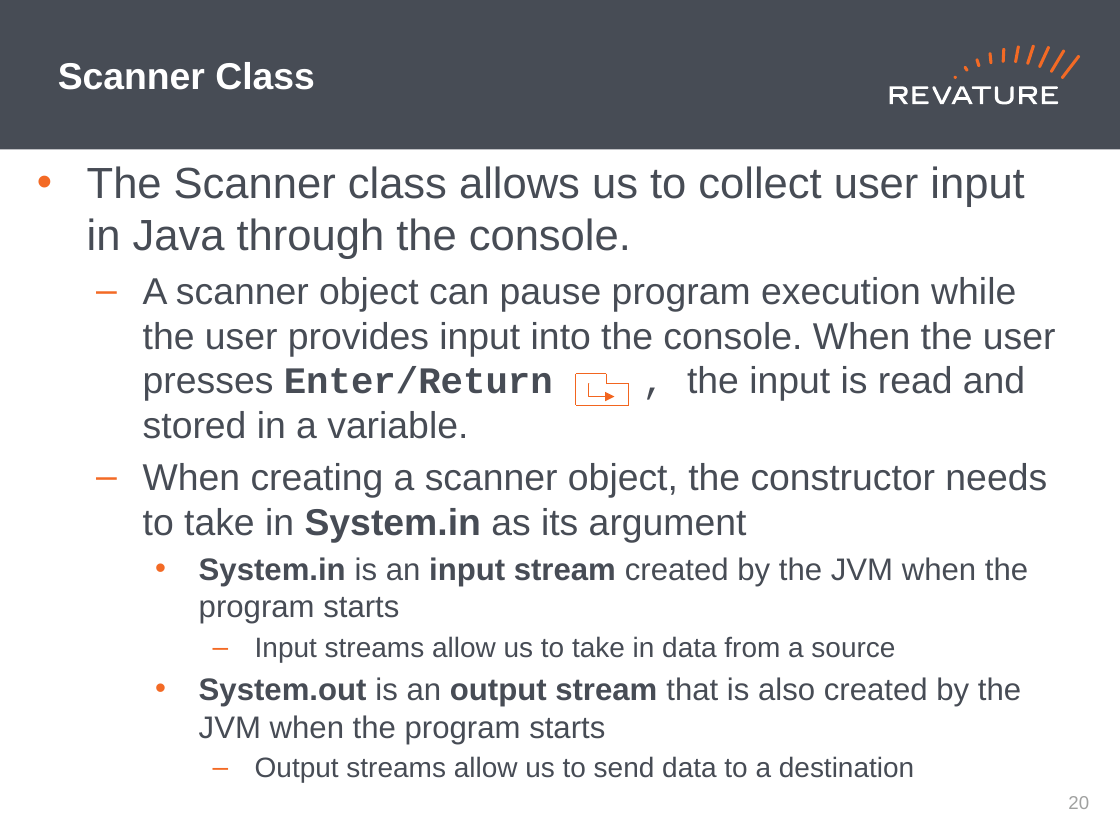
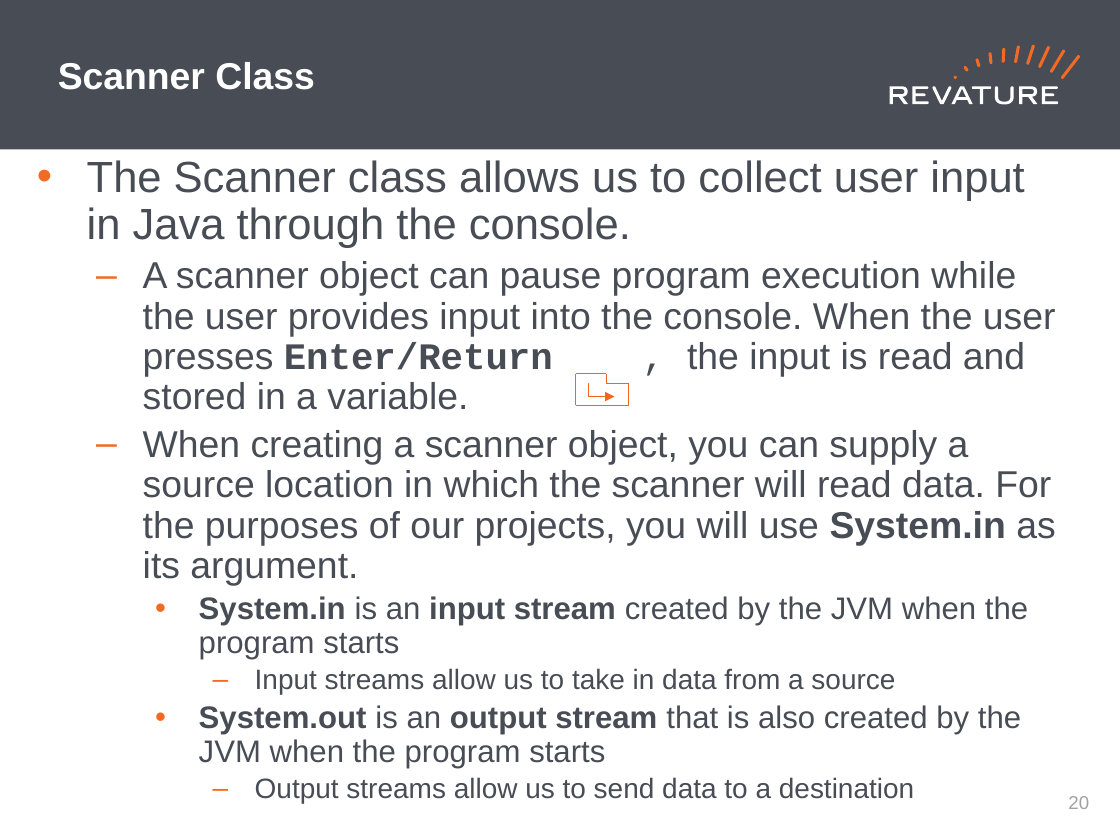
Before and after one commit to jhigherevature/spark-examples, a slide deck: slide 21 of revised-ppts/Day 11 PPT.pptx. Drawn at 1120x840 pixels with LibreOffice and Linux fonts; fonts in the diff are those of the drawing. Boxes give left, top, right and bottom in pixels: in the first picture for what was removed or moved away, otherwise in the second. Text is boxed around its words. In the diff, an @@ line names an element or a change of style, - is before the commit and + after.

```diff
--- a/revised-ppts/Day 11 PPT.pptx
+++ b/revised-ppts/Day 11 PPT.pptx
@@ text at bbox=[87, 160, 1056, 804]: line spacing 1 to 0.9 @@
@@ text at bbox=[143, 430, 1055, 586]: text changed @@
-  – When creating a scanner object, the constructor needs to take in System.in as its argument
+  – When creating a scanner object, you can supply a source location in which the scanner will read data. For the purposes of our projects, you will use System.in as its argument.
```
Also in this commit, not shown: 4 other slides changed, 1 slide removed, 6 other files.
